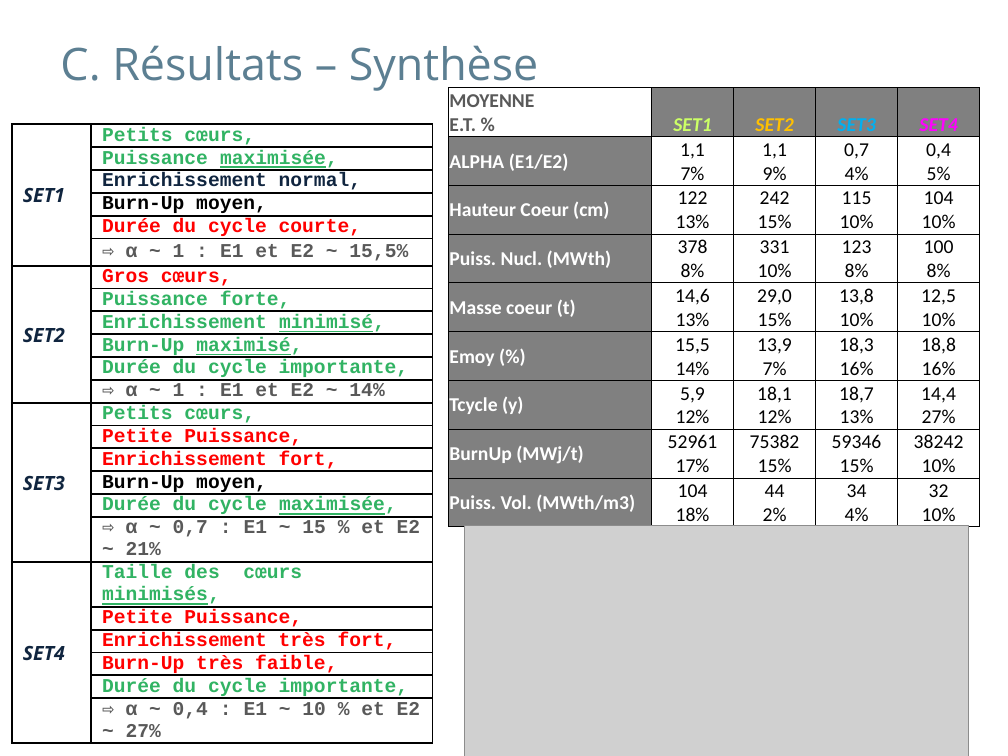
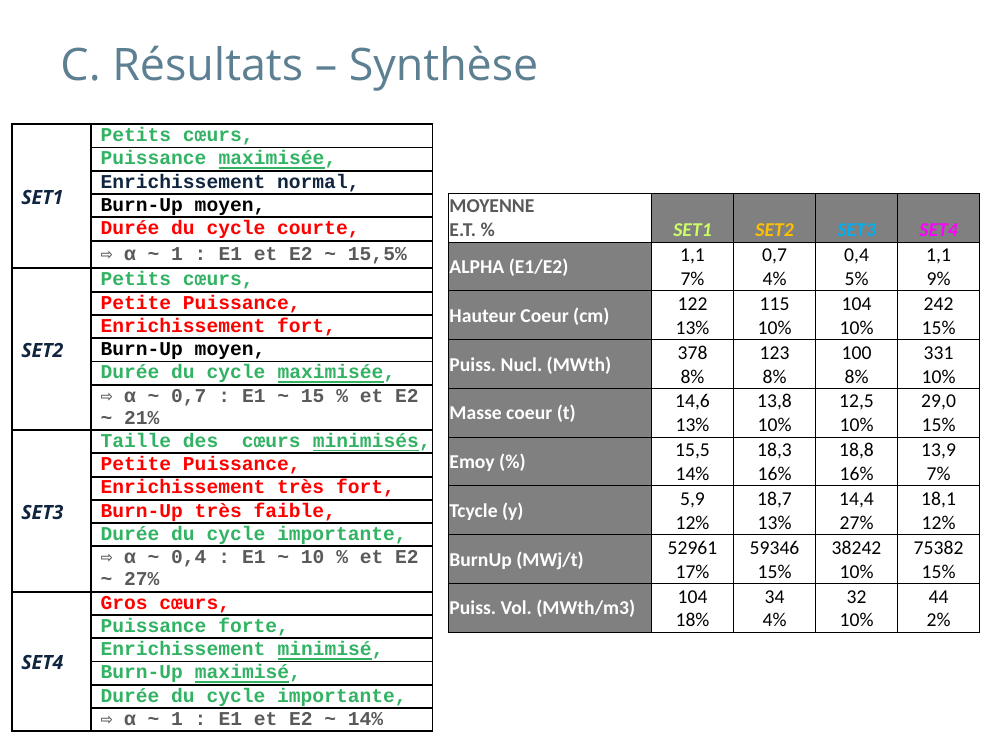
Before and after one commit to phjacquet/physor-smr-p02, a slide deck: slide 42 of PHR-P02-L1_OptimisationResults_BATCH1.pptx. Drawn at 1008x756 pixels with LibreOffice and Linux fonts; fonts in the diff are those of the drawing; grey boxes stand for pictures; background and template pictures are left out. Boxes give left, top, right and bottom in pixels: in the first picture for what was removed or moved away, otherwise in the second. Text is boxed around its words. In the diff, an @@ line names an element or a change of style, - is before the commit and + after.

```diff
--- a/PHR-P02-L1_OptimisationResults_BATCH1.pptx
+++ b/PHR-P02-L1_OptimisationResults_BATCH1.pptx
@@ table at (12, 124, 433, 735) @@
-row 7: SET2 | Gros cœurs,
+row 7: SET2 | Petits cœurs,
+row 8:  | Petite Puissance,
+row 9:  | Enrichissement fort,
+row 10:  | Burn-Up moyen,
+row 11:  | Durée du cycle maximisée,
+row 12:  | ⇨ α ~ 0,7 : E1 ~ 15 % et E2 ~ 21%
+row 13: SET3 | Taille des cœurs minimisés,
+row 14:  | Petite Puissance,
+row 15:  | Enrichissement très fort,
+row 16:  | Burn-Up très faible,
+row 17:  | Durée du cycle importante,
+row 18:  | ⇨ α ~ 0,4 : E1 ~ 10 % et E2 ~ 27%
+row 19: SET4 | Gros cœurs,
-row 13: SET3 | Petits cœurs,
-row 14:  | Petite Puissance,
-row 15:  | Enrichissement fort,
-row 16:  | Burn-Up moyen,
-row 17:  | Durée du cycle maximisée,
-row 18:  | ⇨ α ~ 0,7 : E1 ~ 15 % et E2 ~ 21%
-row 19: SET4 | Taille des cœurs minimisés,
-row 20:  | Petite Puissance,
-row 21:  | Enrichissement très fort,
-row 22:  | Burn-Up très faible,
-row 23:  | Durée du cycle importante,
-row 24:  | ⇨ α ~ 0,4 : E1 ~ 10 % et E2 ~ 27%
@@ table at (449, 194, 979, 630) @@
-row 2: ALPHA (E1/E2) | 1,1 7% | 1,1 9% | 0,7 4% | 0,4 5%
+row 2: ALPHA (E1/E2) | 1,1 7% | 0,7 4% | 0,4 5% | 1,1 9%
-row 3: Hauteur Coeur (cm) | 122 13% | 242 15% | 115 10% | 104 10%
+row 3: Hauteur Coeur (cm) | 122 13% | 115 10% | 104 10% | 242 15%
-row 4: Puiss. Nucl. (MWth) | 378 8% | 331 10% | 123 8% | 100 8%
+row 4: Puiss. Nucl. (MWth) | 378 8% | 123 8% | 100 8% | 331 10%
-row 5: Masse coeur (t) | 14,6 13% | 29,0 15% | 13,8 10% | 12,5 10%
+row 5: Masse coeur (t) | 14,6 13% | 13,8 10% | 12,5 10% | 29,0 15%
-row 6: Emoy (%) | 15,5 14% | 13,9 7% | 18,3 16% | 18,8 16%
+row 6: Emoy (%) | 15,5 14% | 18,3 16% | 18,8 16% | 13,9 7%
-row 7: Tcycle (y) | 5,9 12% | 18,1 12% | 18,7 13% | 14,4 27%
+row 7: Tcycle (y) | 5,9 12% | 18,7 13% | 14,4 27% | 18,1 12%
-row 8: BurnUp (MWj/t) | 52961 17% | 75382 15% | 59346 15% | 38242 10%
+row 8: BurnUp (MWj/t) | 52961 17% | 59346 15% | 38242 10% | 75382 15%
-row 9: Puiss. Vol. (MWth/m3) | 104 18% | 44 2% | 34 4% | 32 10%
+row 9: Puiss. Vol. (MWth/m3) | 104 18% | 34 4% | 32 10% | 44 2%
@@ table: place and size @@
-table at (449, 88, 979, 531)
+table at (449, 194, 979, 630)
@@ picture removed at (465, 525, 970, 756) @@
```
Also in this commit, not shown: 4 other slides changed, 1 other file.
